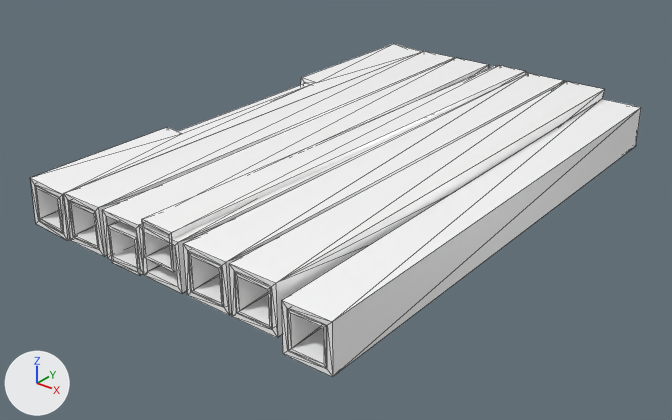
An edit to the glTF model 3D1.glb, drawn before and after from the same camera.
The view is the same before and after, from a camera (50 mm lens) standing at (0.0693, -0.2115, 0.0544) and looking at (-0.0451, -0.0686, -0.0342). Every picture has the same lights, and +X, +Y and +Z are marked at lower left. Mesh edges are drawn as thin lines. Where no turn or scale is listed for an object, it has been applied to the vertices. Vertices at the same position are counted once.

Names of what the first picture shows: 'Body', 'Body_01', 'Body_10', 'Body_2', 'Body_4', 'Body_5', 'Body_7', 'Body_8', 'Body_9'.
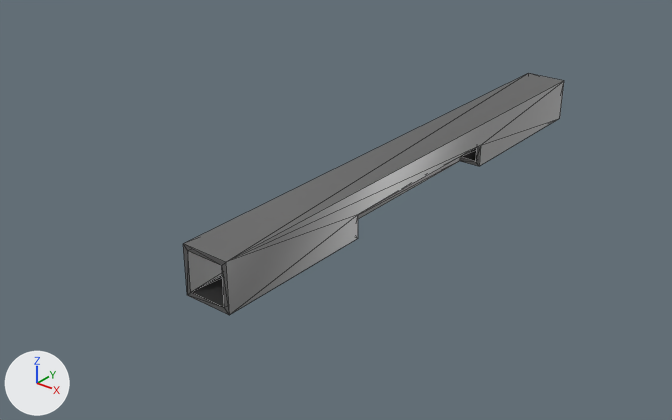
Pixel boxes [x1, y1, x2, y2] of what changed, in the pictures (672 x 420 px):
'Body_01', no longer drawn
    before: [282, 99, 641, 377]
'Body_2', deleted
    before: [229, 81, 605, 338]
'Body_9', deleted
    before: [64, 51, 455, 256]
'Body_7', deleted
    before: [102, 58, 489, 275]
'Body_5', deleted
    before: [142, 65, 526, 272]
'Body_10', deleted
    before: [30, 44, 422, 241]
'Body_4', deleted
    before: [139, 66, 528, 293]
'Body_8', deleted
    before: [108, 221, 142, 275]
part 1 of me_body, deleted
    before: [189, 252, 224, 306]
part 2 of me_body, recoloured (white to grey)
    both: [183, 73, 564, 315]

Diff of the bpy script that builds the scene:
```diff
--- a/3D1.glb.py
+++ b/3D1.glb.py
@@ img_image_2 @@
+img_image_2 = load_image('Image_2', '_unpacked/Image_2', 2048, 2048, 'Non-Color')
@@ img_image_1 @@
+img_image_1 = load_image('Image_1', '_unpacked/Image_1', 2048, 2048, 'Non-Color')
@@ img_image_0 @@
+img_image_0 = load_image('Image_0', '_unpacked/Image_0', 2048, 2048, 'sRGB')
@@ mat_defaultmaterial @@
+mat_defaultmaterial = bpy.data.materials.new('DefaultMaterial')
+# uses the picture img_image_0
+# uses the picture img_image_1
+# uses the picture img_image_2
@@ me_body @@
 # used by ob_body; location = (0.0, 0.0, 0.0)
-me_body.from_pydata(...)  # 44 vertices, 92 faces; spans x -0.0366..-0.0266, y -0.12..0.0, z -0.0285..-0.0185
+me_body.from_pydata(...)  # 28 vertices, 60 faces; spans x -0.0366..-0.0266, y -0.12..0.0, z -0.0285..-0.0185
+# me_body part 1: the loose piece of 16 vertices spanning x -0.0354..-0.0278, y -0.12..0.0, z -0.0273..-0.0197 is deleted
+# me_body part 2: 60 faces spanning x -0.0366..-0.0266, y -0.12..0.0, z -0.0285..-0.0185 switch from mat_material_2 (white #ffffff) to mat_defaultmaterial
@@ ob_body_01 @@
-ob_body_01 = bpy.data.objects.new('Body_01', me_body_01)
-ob_body_01.location = (-0.0413, -0.12, -0.00253)
-ob_body_01.rotation_euler = (0.0, 0.0, -3.129)  # degrees (0, 0, -179)
+ob_body_01 = bpy.data.objects.new('Body_01', None)
+ob_body_01.location = (0.0, 0.0, 0.0)
@@ ob_body_2 @@
-ob_body_2 = bpy.data.objects.new('Body_2', me_body_2)
-ob_body_2.location = (0.0108, 0.0, 0.0)
@@ ob_body_9 @@
-ob_body_9 = bpy.data.objects.new('Body_9', me_body_9)
-ob_body_9.location = (-0.0322, 0.0, 0.0)
@@ ob_body_10 @@
-ob_body_10 = bpy.data.objects.new('Body_10', me_body_10)
-ob_body_10.location = (-0.1073, 0.0, -0.0453)
@@ ob_body_7 @@
-ob_body_7 = bpy.data.objects.new('Body_7', me_body_7)
-ob_body_7.location = (-0.0217, 0.0002, 0.0)
@@ ob_body_8 @@
-ob_body_8 = bpy.data.objects.new('Body_8', me_body_8)
-ob_body_8.location = (-0.0217, 0.0002, -0.0017)
@@ ob_body_4 @@
-ob_body_4 = bpy.data.objects.new('Body_4', me_body_4)
-ob_body_4.location = (-0.01, -0.0003, -0.0002)
@@ ob_body_5 @@
-ob_body_5 = bpy.data.objects.new('Body_5', me_body_5)
-ob_body_5.location = (-0.0093, -0.0004, 0.0011)
```
